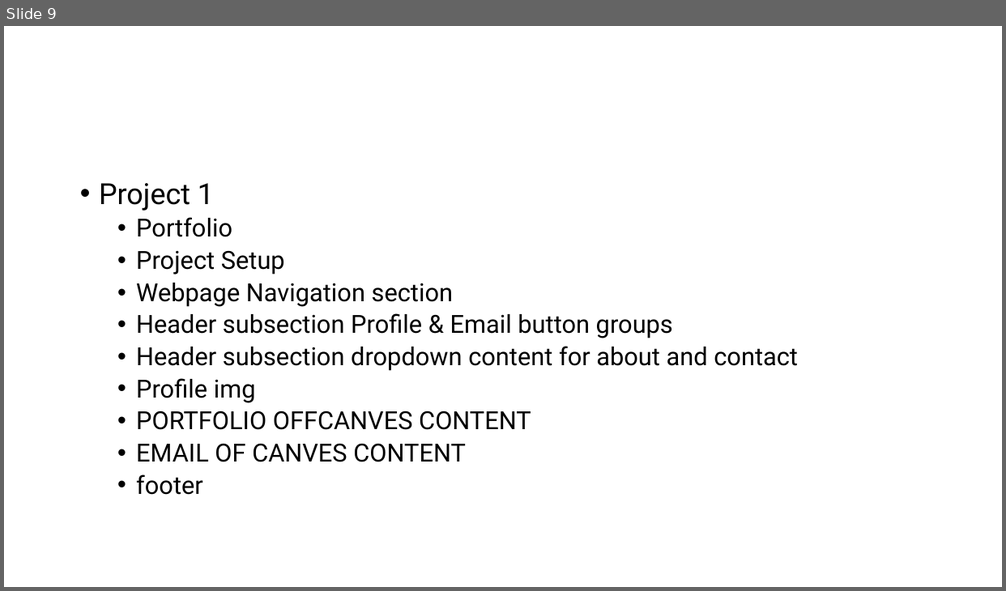
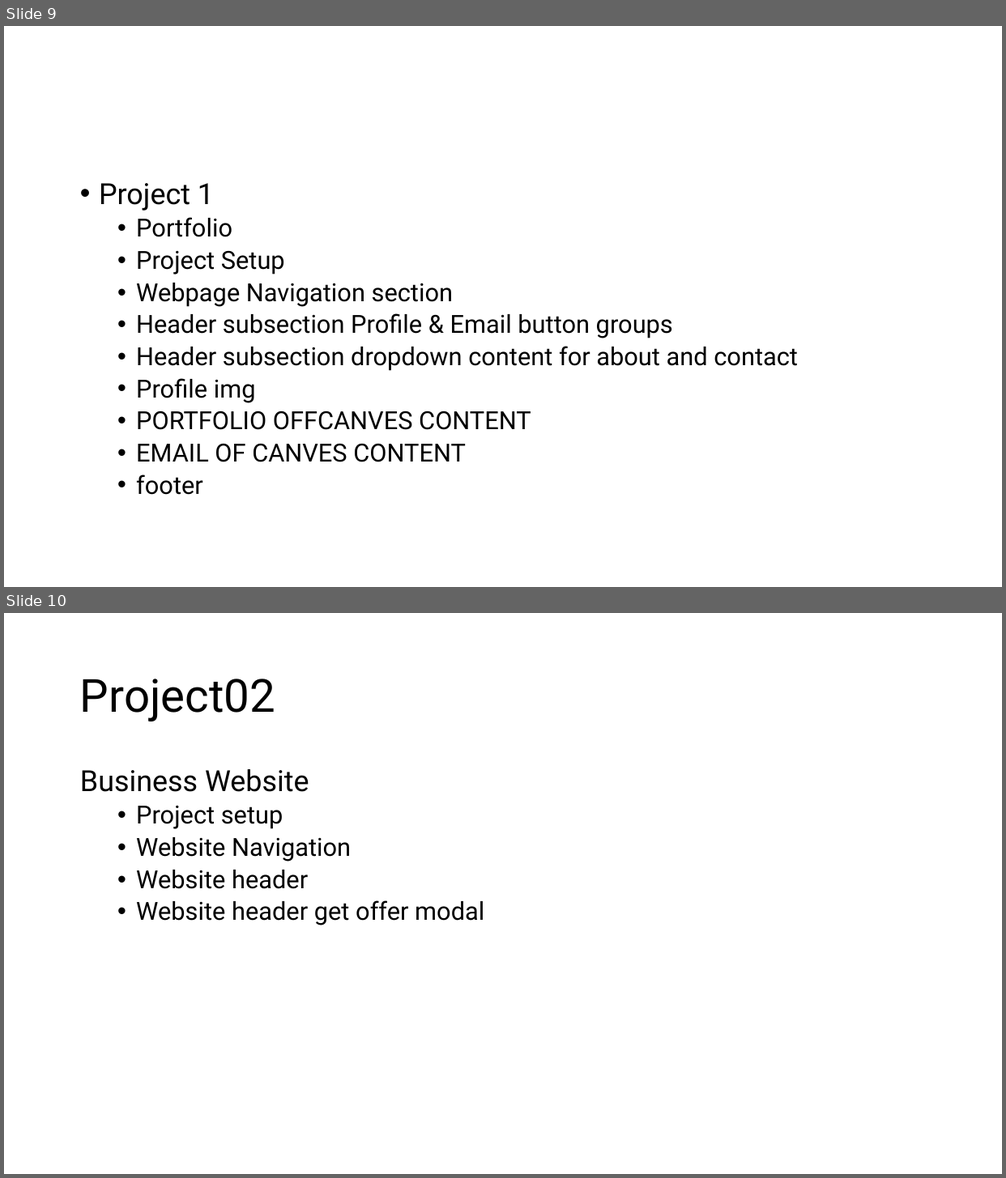
Before and after one commit to PiyushChaturvedii/Batch06, a slide deck: BootStrap/BootStrap.pptx. Shown one above the other, each under a label of ours: slide 9 before the commit, slides 9 and 10 after it. The pictures are 1006x591 and 1006x1178 pixels, drawn with LibreOffice and Linux fonts; fonts in the diff are those of the drawing. Boxes give left, top, right and bottom in pixels: in the first picture for what was removed or moved away, otherwise in the second. Text is boxed around its words. In the diff, an @@ line names an element or a change of style, - is before the commit and + after.

```diff
--- a/BootStrap/BootStrap.pptx
+++ b/BootStrap/BootStrap.pptx
@@ slide 10 added at (4, 613, 1002, 1174), background #FFFFFF @@
@@ title added at (80, 679, 275, 722), 44 pt, text #000000 @@
+Project02
@@ text added at (80, 769, 484, 926), 24 pt, text #000000 @@
+Business Website
+  • Project setup
+  • Website Navigation
+  • Website header
+  • Website header get offer modal
```
Also in this commit, not shown: 6 other files.
